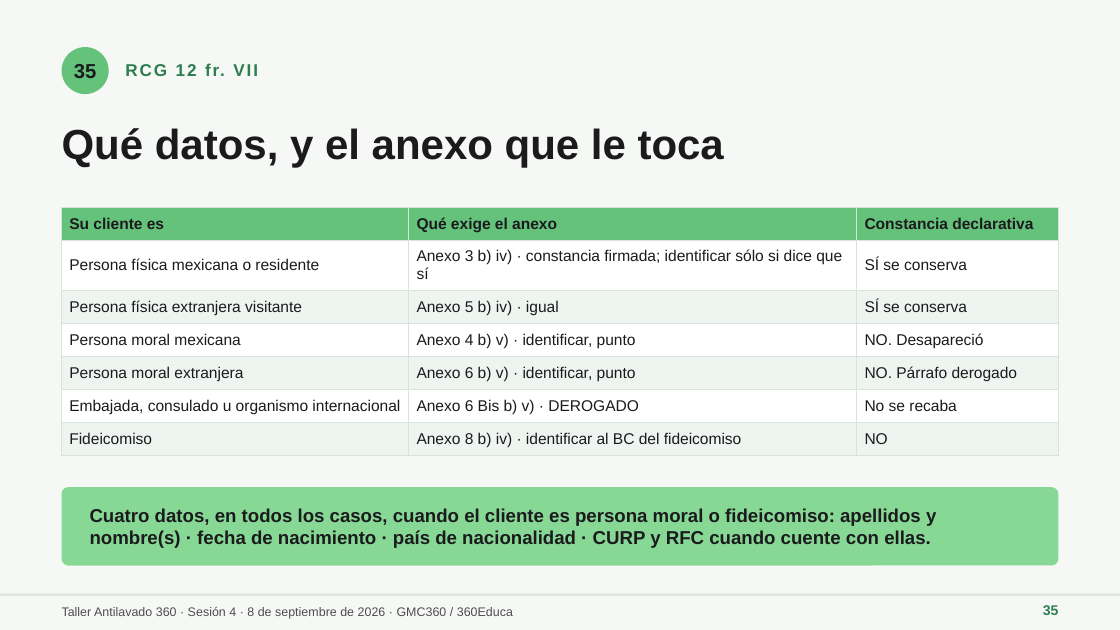
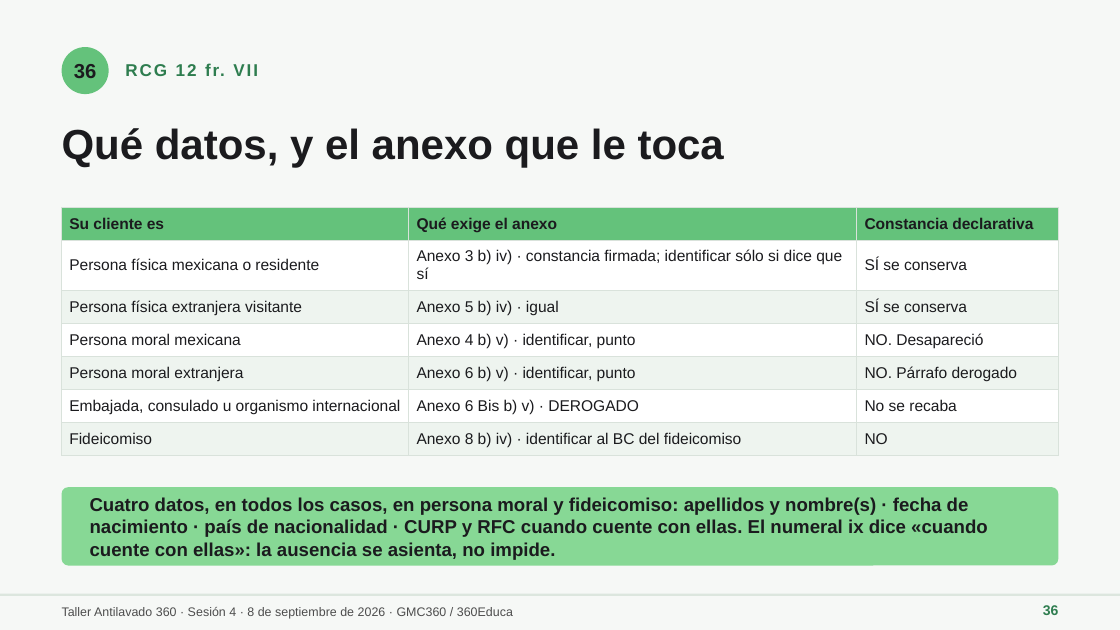
Before and after one commit to maribelvazquez/S01-TAV-IDENTIFICACION, a slide deck: slide 36 of s04/descargables/S04_ALU_01_Presentacion.pptx (slide 35 before the commit). Drawn at 1120x630 pixels with LibreOffice and Linux fonts; fonts in the diff are those of the drawing. Boxes give left, top, right and bottom in pixels: in the first picture for what was removed or moved away, otherwise in the second. Text is boxed around its words. In the diff, an @@ line names an element or a change of style, - is before the commit and + after.

```diff
--- a/s04/descargables/S04_ALU_01_Presentacion.pptx
+++ b/s04/descargables/S04_ALU_01_Presentacion.pptx
@@ text at <box>74,64,96,78</box>: text changed @@
-35
+36
@@ text at <box>90,497,988,560</box>: text changed @@
-Cuatro datos, en todos los casos, cuando el cliente es persona moral o fideicomiso: apellidos y nombre(s) · fecha de nacimiento · país de nacionalidad · CURP y RFC cuando cuente con ellas.
+Cuatro datos, en todos los casos, en persona moral y fideicomiso: apellidos y nombre(s) · fecha de nacimiento · país de nacionalidad · CURP y RFC cuando cuente con ellas. El numeral ix dice «cuando cuente con ellas»: la ausencia se asienta, no impide.
@@ text at <box>1043,605,1059,615</box>: text changed @@
-35
+36
```
Also in this commit, not shown: 17 other slides changed, 1 slide added, 8 other files.
